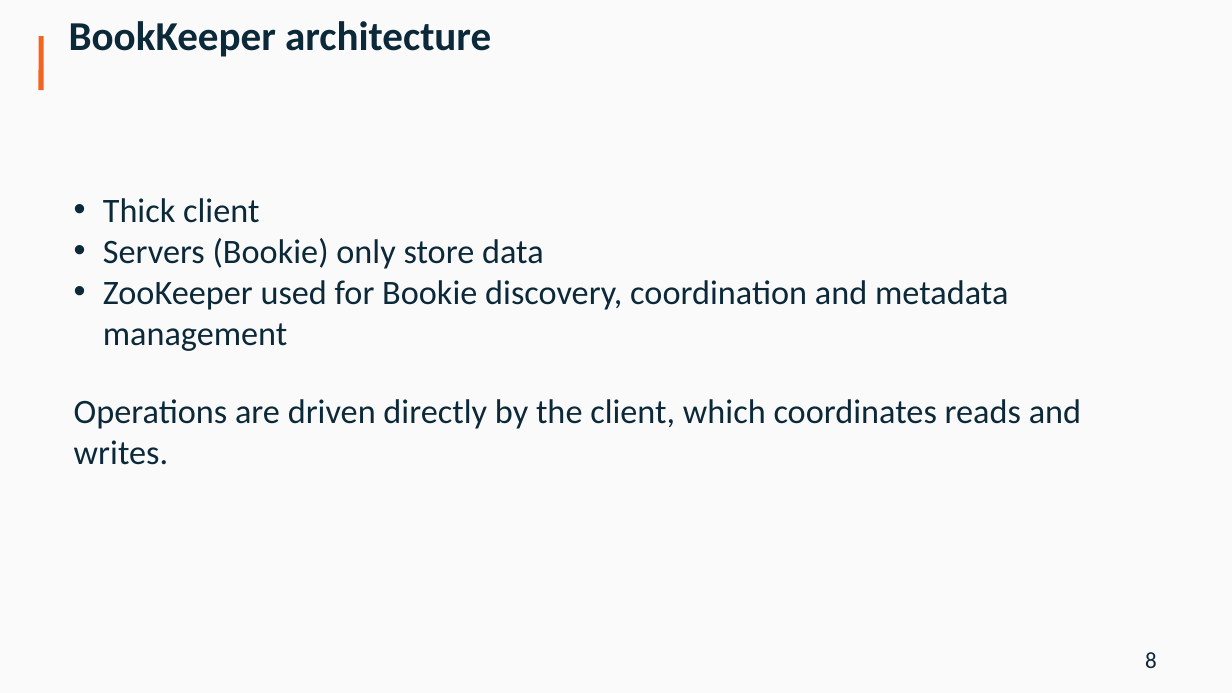
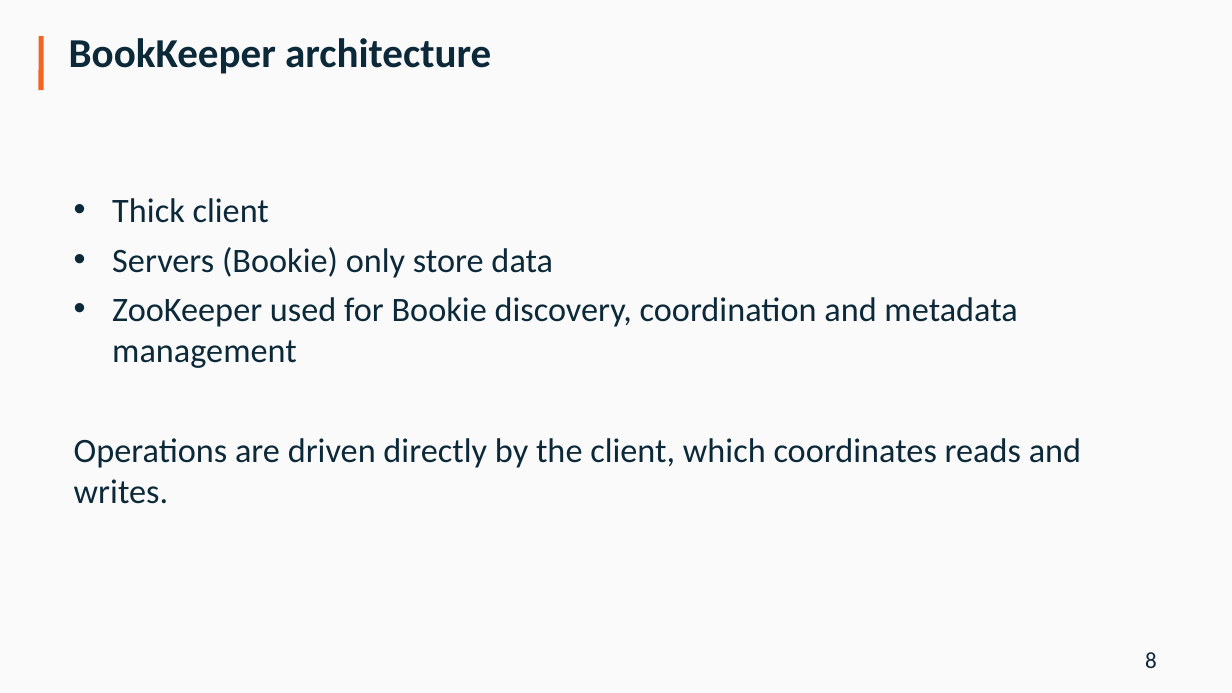
Before and after one commit to diennea/majordodo, a slide deck: slide 8 of docs/Diennea_Olivelli_ApacheCon16.pptx. Drawn at 1232x693 pixels with LibreOffice and Linux fonts; fonts in the diff are those of the drawing; background and template pictures are left out. Boxes give left, top, right and bottom in pixels: in the first picture for what was removed or moved away, otherwise in the second. Text is boxed around its words. In the diff, an @@ line names an element or a change of style, - is before the commit and + after.

```diff
--- a/docs/Diennea_Olivelli_ApacheCon16.pptx
+++ b/docs/Diennea_Olivelli_ApacheCon16.pptx
@@ title "BookKeeper architecture" at [69, 38, 491, 74]: line spacing 5.5pt to 15.6pt @@
@@ text "Thick client" at [74, 198, 1081, 504]: indent changed; more space between paragraphs @@
```
Also in this commit, not shown: 18 other slides changed, 1 other file.
